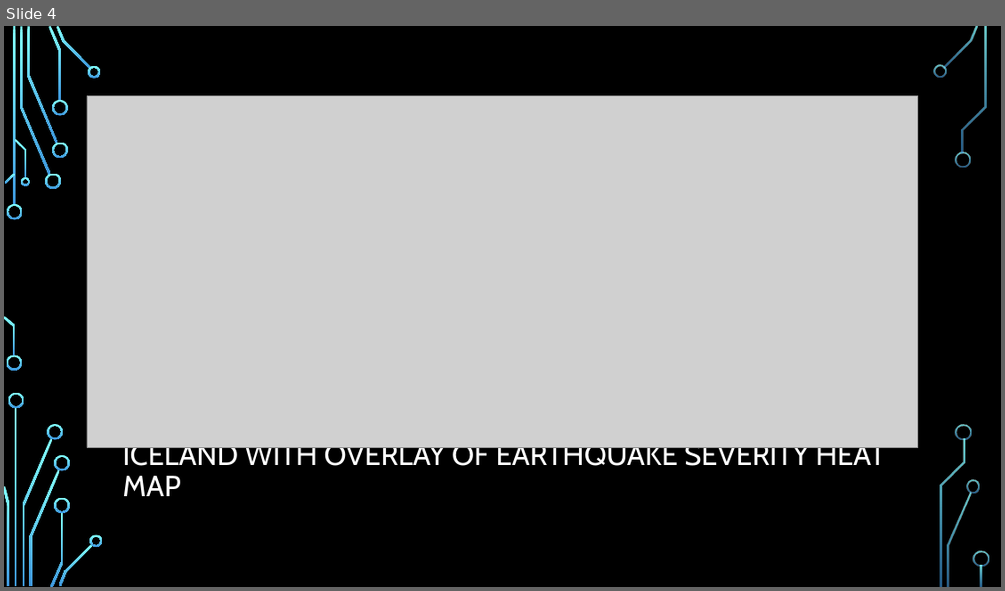
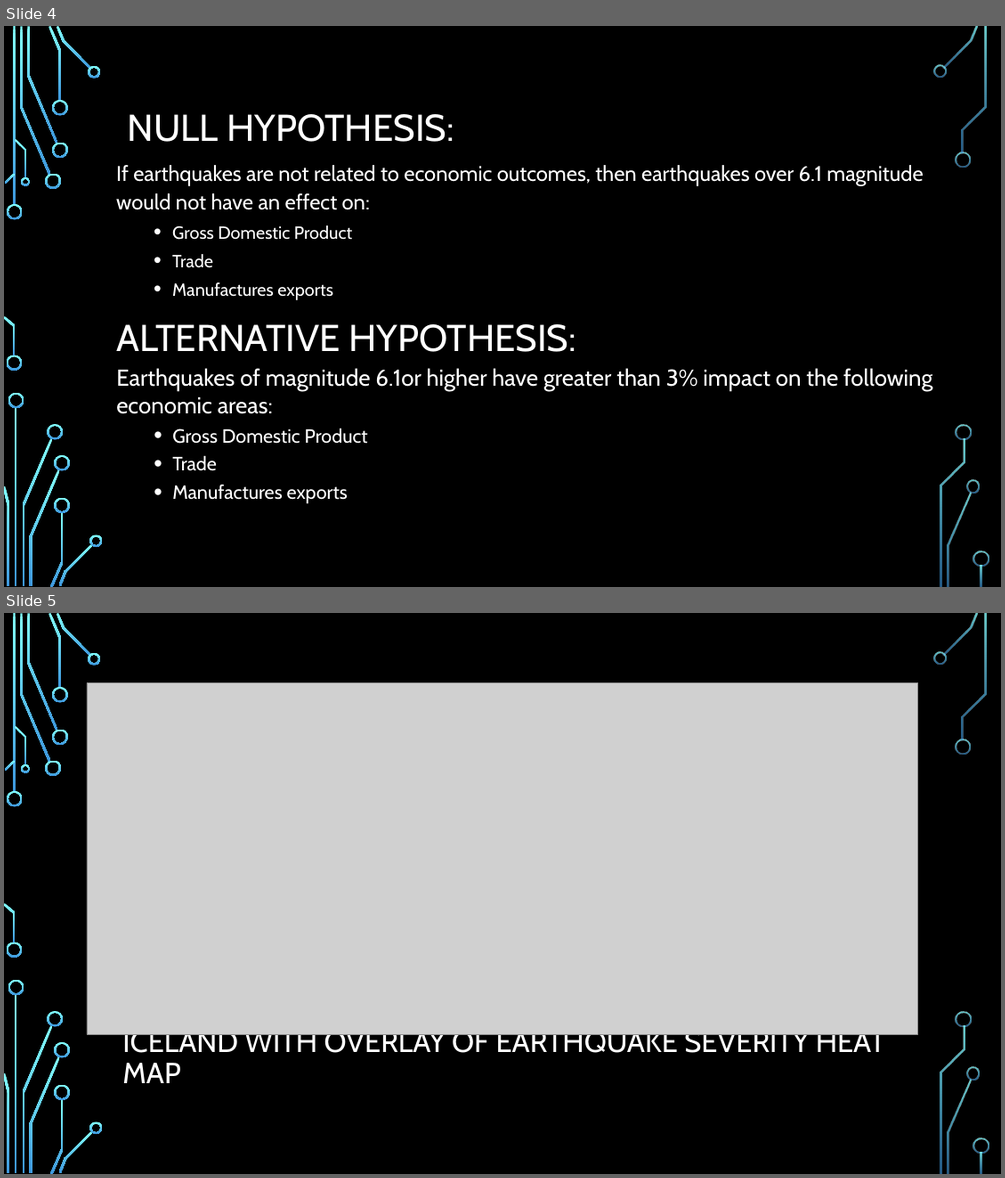
Before and after one commit to kennknisley/project-one-back, a slide deck: Iceland_presentation.pptx. Shown one above the other, each under a label of ours: slide 4 before the commit, slides 4 and 5 after it. The pictures are 1005x591 and 1005x1178 pixels, drawn with LibreOffice and Linux fonts; fonts in the diff are those of the drawing; grey boxes stand for pictures; background and template pictures are left out. Boxes give left, top, right and bottom in pixels: in the first picture for what was removed or moved away, otherwise in the second. Text is boxed around its words. In the diff, an @@ line names an element or a change of style, - is before the commit and + after.

```diff
--- a/Iceland_presentation.pptx
+++ b/Iceland_presentation.pptx
@@ slide 4 added at (4, 26, 1001, 587), background picture (left out); not listed: 36 template elements that a slide beside it also shows @@
@@ text added at (128, 114, 454, 142), 36 pt, text #FFFFFF @@
+NULL HYPOTHESIS:
@@ text added at (116, 165, 922, 300), 20.4 pt, text #FFFFFF @@
+If earthquakes are not related to economic outcomes, then earthquakes over 6.1 magnitude would not have an effect on:
+  • Gross Domestic Product
+  • Trade
+  • Manufactures exports
@@ title added at (116, 324, 576, 352), 36 pt, text #FFFFFF @@
+ALTERNATIVE HYPOTHESIS:
@@ text added at (116, 368, 932, 504), 22.2 pt, text #FFFFFF @@
+Earthquakes of magnitude 6.1or higher have greater than 3% impact on the following economic areas:
+  • Gross Domestic Product
+  • Trade
+  • Manufactures exports
@@ what was slide 4 is now slide 5 @@
```
Also in this commit, not shown: 1 slide changed, 5 other slides added, 1 slide removed, 8 other files.
